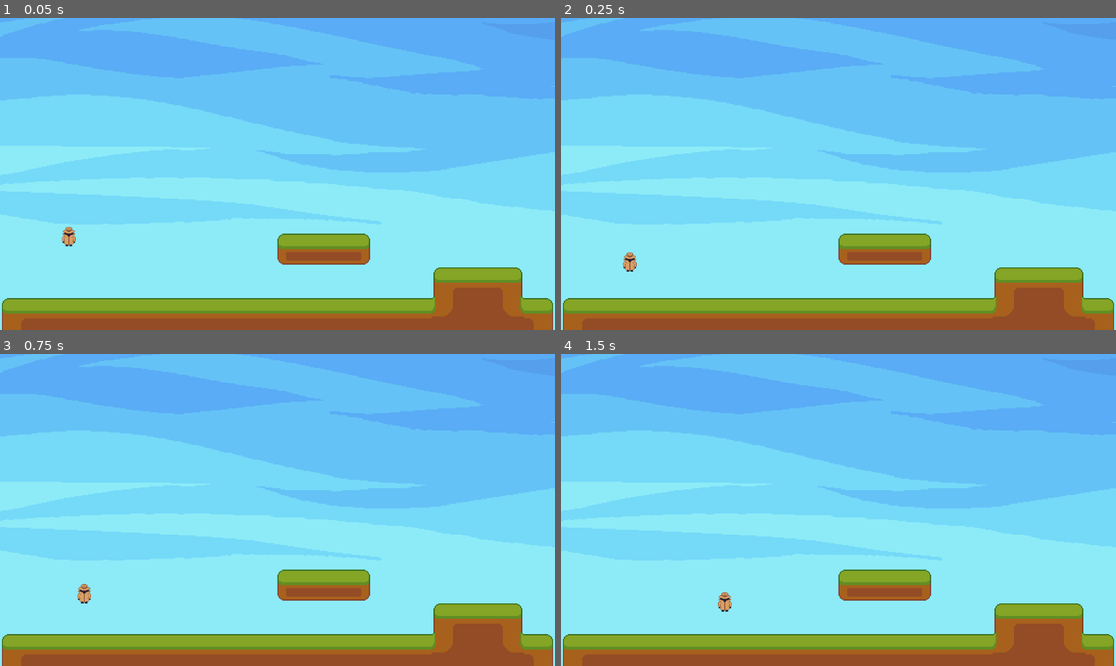
Above: before the commit, frames 1-4 (two rows, left to right).
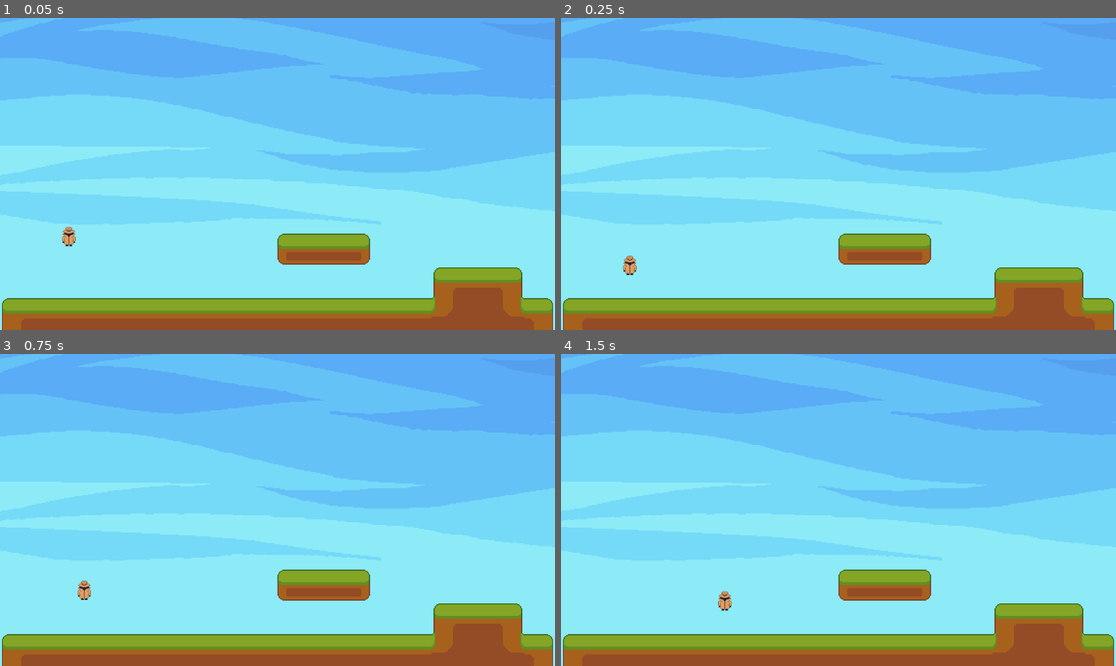
Above: after the commit, the same moments.

Repository: tjjoris/DEP_GoedWareJam
Game: Godot game, scene res://levels/_level_blueprint.tscn
Same seed, same stepped clock (60 frames per second), same inputs: the game is played once before the commit and once after it.
Inputs:
- Up to frame 1 (0.05 s): no input
- Up to frame 2 (0.25 s): no input
- Up to frame 3 (0.75 s): hold D (right) from 0.53 s (still down); hold Space (jump) from 0.53 s (still down)
- Up to frame 4 (1.5 s): keep holding D (right); release Space (jump) at 1.28 s; tap Space (jump) at 1.35 s

Frame 1 is identical in both runs. In frame 2, 0.1% of the frame differs, in the area x 11-14%, y 75-83%; in frame 3, 0.1%, in the area x 13-17%, y 72-80%; in frame 4, less than 0.1%.

Commit message:
Added higher jump while button is held
Player now jumps higher when jump button is held and lower if the button is released early

Diff:
--- a/entity/PlayerController.gd
+++ b/entity/PlayerController.gd
@@ -1,14 +1,23 @@
 extends CharacterBody2D
 
 # Exported movement variables
+## The player's speed.
 @export var SPEED: float = 220.0
+## The player's movement acceleration.
 @export var ACCELERATION: float = 1700.0
+## The player's movement friction/deceleration.
 @export var FRICTION: float = 1400.0
 
 # Exporrted jump related variables
+## Height of the player's jump.
 @export var JUMP_VELOCITY: float = -520.0
+## Amount of jumps the player can make.
 @export var MAX_JUMPS: int = 2
-@export var GRAVITY: float = 1500.0
+## The player's gravity.
+@export var GRAVITY: float = 1700.0
+## Height of jump when jump button is held.
+## Amount of negative gravity added while holding jump.
+@export var HELD_JUMP_HEIGHT = 8
 
 # Internal jump related variables
 var jumps_remaining: int = MAX_JUMPS
@@ -34,6 +43,8 @@
 	# Handles jump.
 	if Input.is_action_just_pressed("jump"):# and is_on_floor():
 		handle_jump(delta)
+	if Input.is_action_pressed("jump"):
+		velocity.y -= HELD_JUMP_HEIGHT
 
 	# Get the input direction and handle the movement/deceleration.
 	var direction: float = Input.get_axis("left", "right")
